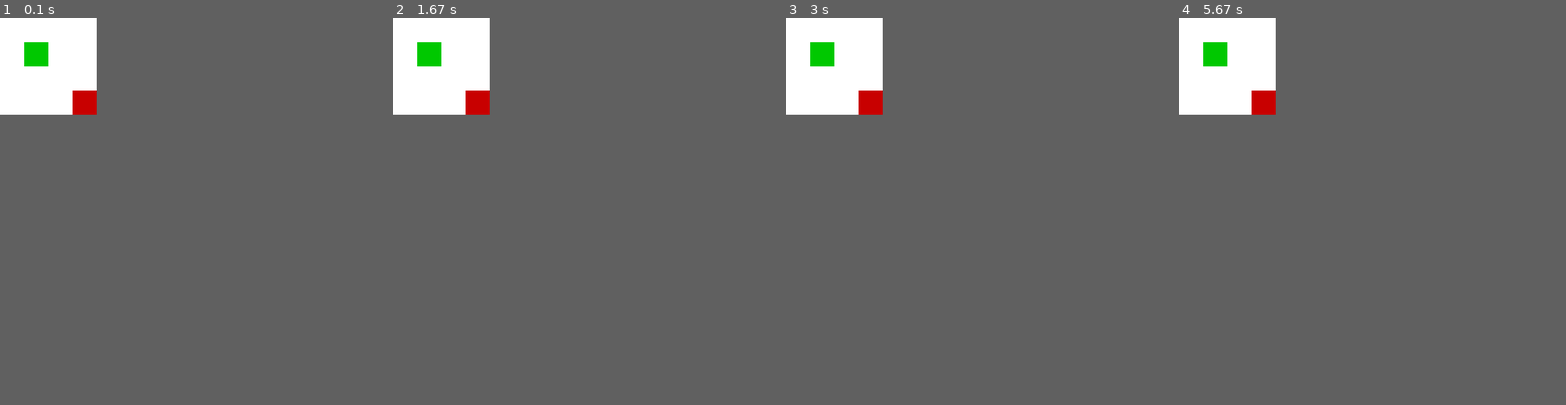
Above: before the commit, frames 1-4 (left to right).
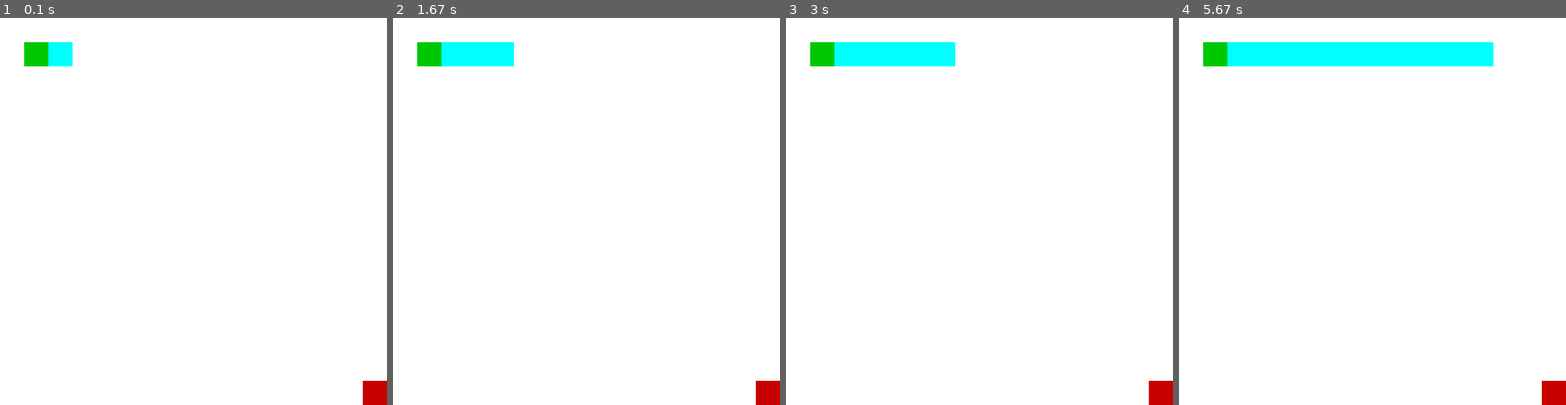
Above: after the commit, the same moments.

Repository: vaibhav02kadam/MP_RBE550
Game: pygame game, started from flat_land/solution/flat_land.py
The game is run twice, just before and just after one commit, with the same random seed, the same clock (stepped at 60 frames per second) and the same inputs.
Inputs:
- Up to frame 1 (0.1 s): no input
- Up to frame 2 (1.67 s): no input
- Up to frame 3 (3 s): no input
- Up to frame 4 (5.67 s): no input
The window is 200x200 before the commit and 800x800 after it. Grey fills any space a smaller window leaves; there, only what the larger window draws over its background counts as a difference.

The runs differ from the first frame. In frame 1, 1.2% of the frame differs, in the area x 12-100%, y 6-100%; in frame 2, 2.0%; in frame 3, 2.7%; in frame 4, 5.1%.

Commit message:
bfs implemented

Diff:
--- a/flat_land/solution/env_utils.py
+++ b/flat_land/solution/env_utils.py
@@ -3,8 +3,8 @@
 import math
 
 #Grid params
-grid_width = 4
-grid_height = 4
+grid_width = 16
+grid_height = 16
 block_size = 50
 
 #Screen params
--- a/flat_land/solution/flat_land.py
+++ b/flat_land/solution/flat_land.py
@@ -30,7 +30,6 @@
 
     planner = BreadthFirstSearch(start_pos, goal_pos, grid) #TODO
     path = planner.findPath()
-    # path =  [(5, 5), (5, 6), (5, 7), (5, 8), (5, 9), (5, 10), (5, 11), (5, 12), (5, 13), (5, 14), (5, 15), (6, 5), (6, 6), (6, 7), (6, 8), (6, 9), (6, 10), (6, 11), (6, 12), (6, 14), (6, 15), (7, 5), (7, 6), (7, 7), (7, 8), (7, 9), (7, 10), (7, 14), (7, 15), (8, 5), (8, 6), (8, 10), (8, 11), (8, 12), (8, 13), (8, 14), (8, 15), (9, 5), (9, 6), (9, 7), (9, 9), (9, 10), (9, 11), (9, 12), (9, 13), (9, 14), (9, 15), (10, 8), (10, 9), (10, 10), (10, 11), (10, 12), (10, 13), (10, 14), (10, 15), (11, 5), (11, 6), (11, 7), (11, 8), (11, 9), (11, 10), (11, 11), (11, 12), (11, 13), (11, 14), (11, 15), (12, 7), (12, 8), (12, 9), (12, 10), (12, 11), (12, 12), (12, 13), (12, 14), (12, 15), (13, 7), (13, 8), (13, 9), (13, 12), (13, 13), (13, 14), (13, 15), (14, 5), (14, 6), (14, 7), (14, 8), (14, 9), (14, 12), (14, 13), (14, 14), (14, 15), (15, 5), (15, 6), (15, 7), (15, 8), (15, 9), (15, 10), (15, 11), (15, 12), (15, 13), (15, 14), (15, 15)]
 
     #Declare clock to tick robot time steps
     clock = pygame.time.Clock()
--- a/flat_land/solution/obstacle_field_env.py
+++ b/flat_land/solution/obstacle_field_env.py
@@ -67,7 +67,7 @@
                         print("Im here got i ", (i+delta), j)
                         if not self.isBlockOccupied(i+delta, j):
                             adj_nodes[(i, j)].append((i+delta, j))
-                            # print("Im not blocked", i+delta, j )
+
                     #Checking for East and West
                     if (j+delta) >= 0 and (j+delta) < self.cols:
                         print("Im here got j ", i, (j+delta))
--- a/flat_land/solution/search_path.py
+++ b/flat_land/solution/search_path.py
@@ -41,28 +41,30 @@
 
             self.bfs_trasversal_output.append(u)
             print("adjeceny list of u",u, self.adj_list[u])
-            # for node_ in self.adj_list[u]:
-            #     print("U", u, node_)
-        #         print("Node  adj ", node_)
-                # if not self.visited[node_]:
-                #     self.visited[node_]  = 1
-                #     self.parent[node_] = u
-                #     self.level[node_] = self.level[u] + 1
-                #     self.queue.put(node_)
 
-        # print(self.bfs_traversal_output)
+            for node_ in self.adj_list[u]:
+                print("U", u, node_)
+                print("Node  adj ", node_)
+                if not self.visited[node_]:
+                    self.visited[node_]  = 1
+                    self.parent[node_] = u
+                    self.level[node_] = self.level[u] + 1
+                    self.queue.put(node_)
 
-        # while self.target is not None:
-        #     self.path.append(self.target)
-        #     self.target = self.parent[self.target]
+        print(self.bfs_trasversal_output)
 
-        # reversed_path = self.path.reverse
+        while self.target is not None:
+            self.path.append(self.target)
+            self.target = self.parent[self.target]
 
-        # for p in range(reversed_path):
-        #     reversed_path[p] = 1
+        self.path.reverse()
 
-        # return reversed_path
-        return []
+        print("Path got",self.path)
+        self.path.pop(0)
+        self.path.pop(len(self.path)-1)
+
+        return self.path
+
 
 
 class DepthFirstSearch:
